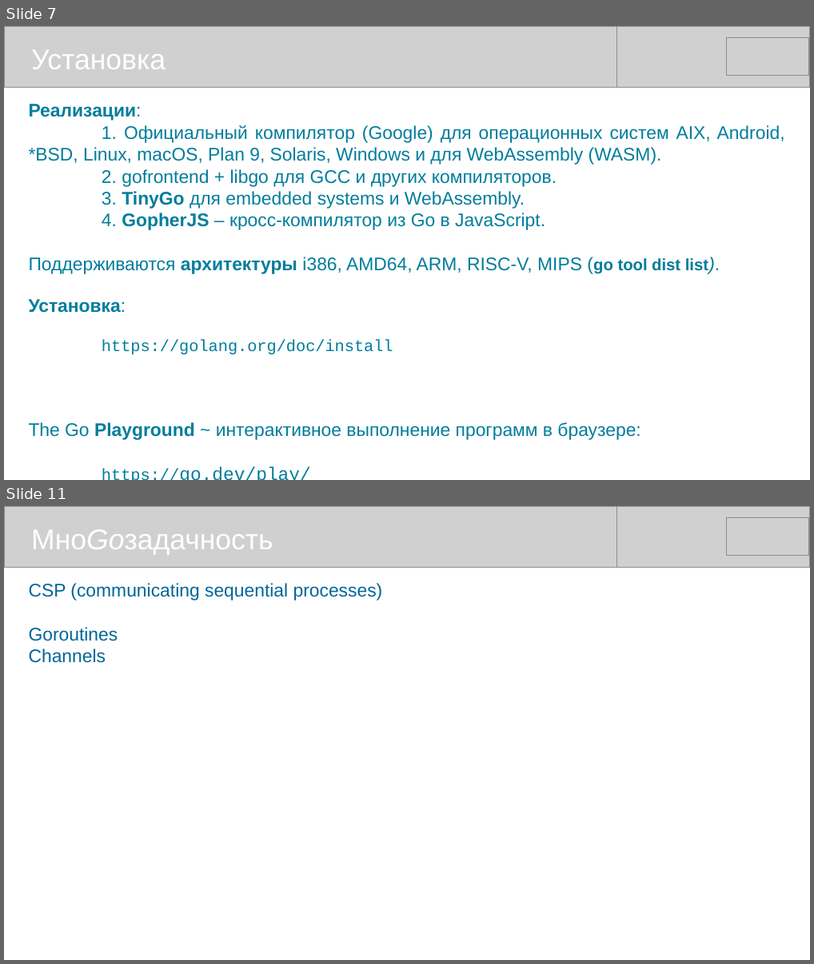
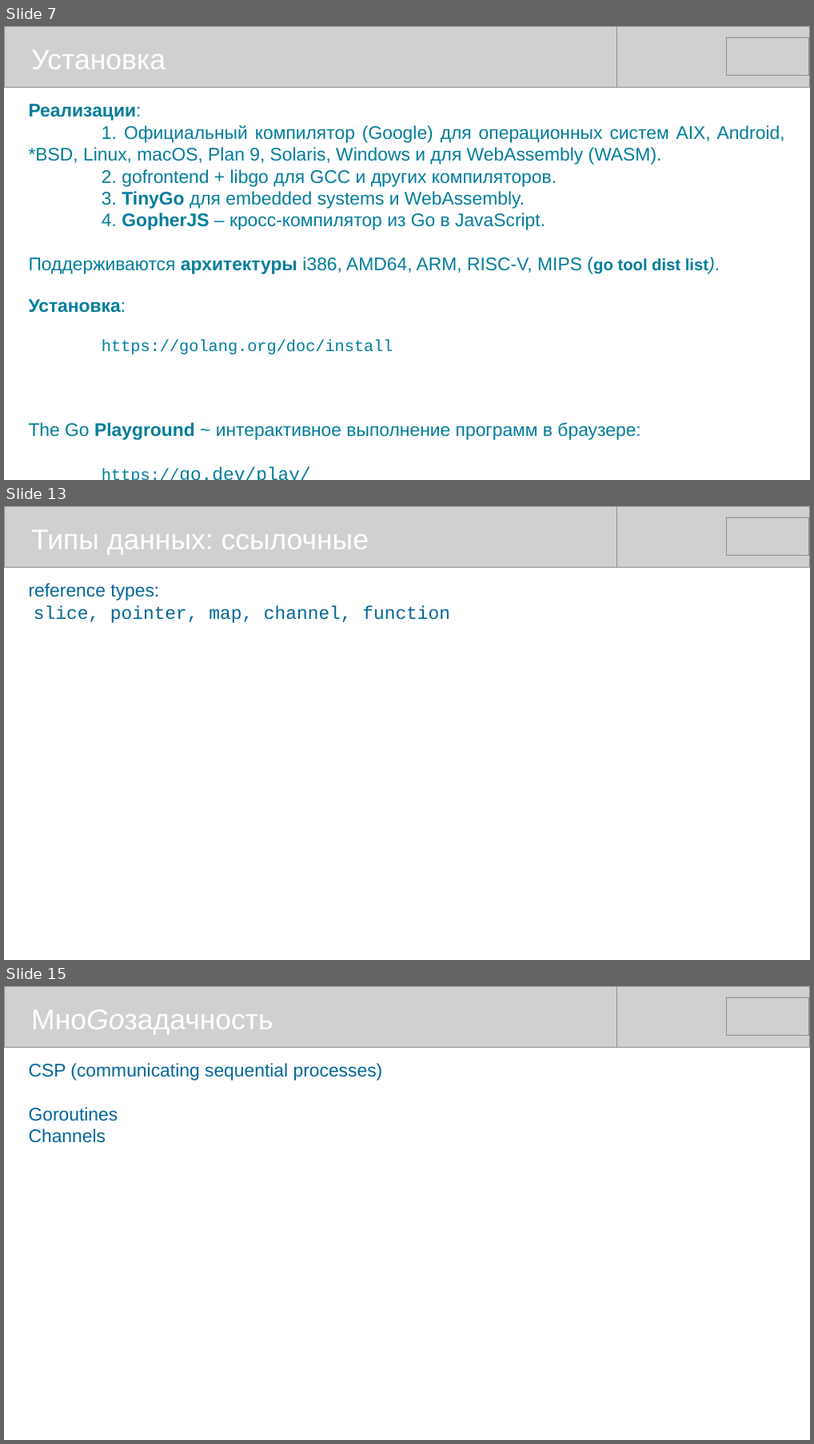
Before and after one commit to mike-shock/Go_language, a slide deck: Go_Intro.odp. Shown one above the other, each under a label of ours: slides 7 and 11 before the commit, slides 7, 13 and 15 after it; the slides between them are not shown. The pictures are 814x964 and 814x1444 pixels, drawn with LibreOffice and Linux fonts; fonts in the diff are those of the drawing; grey boxes stand for pictures. Boxes give left, top, right and bottom in pixels: in the first picture for what was removed or moved away, otherwise in the second. Text is boxed around its words. In the diff, an @@ line names an element or a change of style, - is before the commit and + after.

```diff
--- a/Go_Intro.odp
+++ b/Go_Intro.odp
@@ slide 13 added at [4,506,810,960], background #FFFFFF @@
@@ picture added at [4,506,618,567] @@
@@ picture added at [197,506,810,567] @@
@@ picture added at [727,518,810,556] @@
@@ text added at [31,530,370,555], 28 pt, text #FFFFFF @@
+Типы данных: ссылочные
@@ text added at [29,583,450,623], 18 pt, text #006699 @@
+reference types:
+slice, pointer, map, channel, function
@@ what was slide 11 is now slide 15 @@
```
Also in this commit, not shown: 6 slides changed, 3 other slides added.
